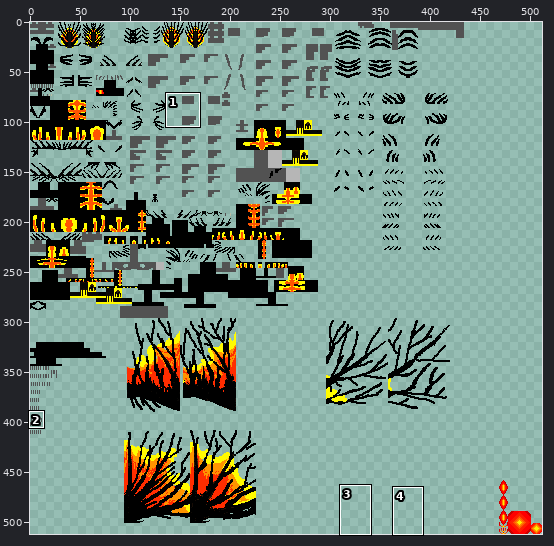
File history of a sprite sheet, src/test/resources/TopHatSerpent12_adult.png. Above, an overview of the earlier version with the close-up marked.
Close-up. Earlier state:
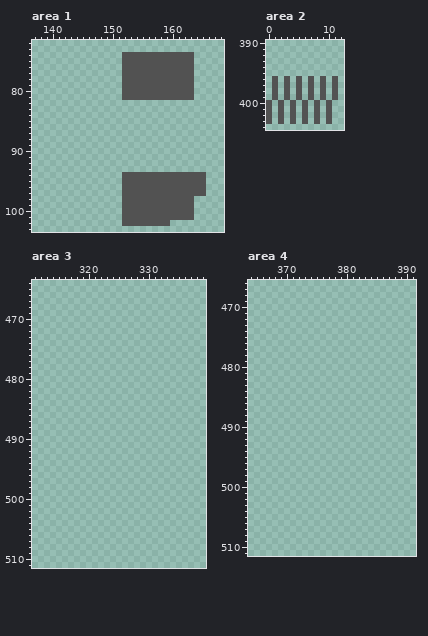
The file is 512x512 pixels. Colours within 5 levels of each other are drawn and written as one. Shown: area 1: x 137..168, y 72..103; area 2: x 0..12, y 390..404; area 3: x 311..339, y 464..511; area 4: x 364..391, y 466..511. The commit also changed other parts of the picture, which this record leaves out.
Now the later version:
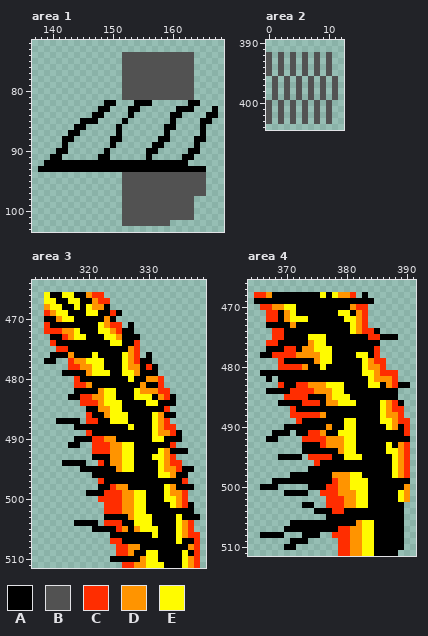
Palette (. is transparent): A #000000  B #525252  C #ff2d00  D #ff9400  E #fffb00
Diff:
--- area 1
@@ x 137..168 @@
  81 ...............BBBBBBBBBBBB.....
- 82 ................................
- 83 ................................
- 84 ................................
- 85 ................................
- 86 ................................
- 87 ................................
- 88 ................................
- 89 ................................
- 90 ................................
- 91 ................................
- 92 ................................
- 93 ................................
+ 82 ............AA...AAA......AA....
+ 83 ...........AA...AA......AAA...A.
+ 84 ..........AA....A......AA....AA.
+ 85 ........AAA....A.......A....AA..
+ 86 .......AA.....A.......AA....A...
+ 87 ......AA......A.......A.....A...
+ 88 .....AA......AA......AA....AA...
+ 89 .....A.......A......AA.....A....
+ 90 ....AA......A......AA.....AA....
+ 91 ...AA......AA......A.....AA.....
+ 92 ..AAAAAAAAAAAAAAAAAAAAAAAA......
+ 93 .AAAAAAAAAAAAAAAAAAAAAAAAAAAA...
  94 ...............BBBBBBBBBBBBBB...
--- area 2
@@ x 0..12 @@
 391 .............
-392 .............
-393 .............
-394 .............
-395 .............
+392 B.B.B.B.B.B..
+393 B.B.B.B.B.B..
+394 B.B.B.B.B.B..
+395 B.B.B.B.B.B..
 396 .B.B.B.B.B.B.
--- area 3
@@ x 311..339 @@
 465 .............................
-466 .............................
-467 .............................
-468 .............................
-469 .............................
-470 .............................
-471 .............................
-472 .............................
-473 .............................
-474 .............................
-475 .............................
-476 .............................
-477 .............................
-478 .............................
-479 .............................
-480 .............................
-481 .............................
-482 .............................
-483 .............................
-484 .............................
-485 .............................
-486 .............................
-487 .............................
-488 .............................
-489 .............................
-490 .............................
-491 .............................
-492 .............................
-493 .............................
-494 .............................
-495 .............................
-496 .............................
-497 .............................
-498 .............................
-499 .............................
-500 .............................
-501 .............................
-502 .............................
-503 .............................
-504 .............................
-505 .............................
-506 .............................
-507 .............................
-508 .............................
-509 .............................
-510 .............................
-511 .............................
+466 ..EAAEEAADCC.................
+467 ..EEAAEEAADCC................
+468 ..DEEAAEAEDDA................
+469 ..CDEEAAAEEAACA..............
+470 ..AADEEAAAAADA...............
+471 ..CAAAAAAAAEDCC.A............
+472 ..CCCDDEAAAEEDCAA............
+473 ...AACDEEAAAEEDAAA...........
+474 ...CAAAAAAAAAEEAAC...........
+475 ....CCAAAAAAAAAADC...........
+476 ...AAADAAAEAAAAEDC.A.........
+477 ..AA..CDDEEEAAAEDCAA.........
+478 ......CCDDEEAAAEDDACA........
+479 .....AAAADEEEAAEEDAAA........
+480 .......CAAAAAAAAEAADDC.......
+481 .......CCDAAAAAAAADAAC.......
+482 .......AAAADEEAAAEDDDCC......
+483 ......AACCDDEEAAAEEEADCA.....
+484 ........CCCDEEEAAAAEEAAA.....
+485 .........AADDEEAAAAAAAC......
+486 .........CAADEEEAAAAEDAA.....
+487 ....AAAA.CCAAEEEAAAAEDC......
+488 .......AAAAAAAAAEAAAEDCC.....
+489 .........CAAAAAAAAAAEDDCA....
+490 .......AAACCDDAAAAAAEEAAA....
+491 ......AA..CCCDDEEAAAAAAC.....
+492 ..........CCCDDEEAAAAEDAAA...
+493 ..........AAADDEEAAAEEDC.....
+494 .....AAAA..CADDEEAAAAEDCC....
+495 ........AAAAAADEEAAAAEDDCAA..
+496 ..........AAAAAAAAAAAEEDAA...
+497 ...........CAAAAAAAAAAAAAC...
+498 ...........AACDDAAAAAAEDAAA..
+499 .........AAACCCDDEEAAAEDDC...
+500 ...........CCCCDDEEAAAEEDC...
+501 ............CCCDDEEAAAAEDCA..
+502 ............CCCDDEEAAAAAAAA..
+503 ............AAAADEEEAAAAEAAA.
+504 .......AAAA.CCCAAEEEAAAAEDC..
+505 ..........AAAACDADEEEAAAEDC..
+506 .............AAAAAAAEAAAEDCC.
+507 .............CCAAAAAAAAAEAAC.
+508 ..............CCDDAAAAAAAADC.
+509 ..............CCDAAEEAAAAEAC.
+510 .............AAAAADEEAAAAEDC.
+511 ...............CCDDEEEAAAEDC.
--- area 4
@@ x 364..391 @@
 467 ............................
-468 ............................
-469 ............................
-470 ............................
-471 ............................
-472 ............................
-473 ............................
-474 ............................
-475 ............................
-476 ............................
-477 ............................
-478 ............................
-479 ............................
-480 ............................
-481 ............................
-482 ............................
-483 ............................
-484 ............................
-485 ............................
-486 ............................
-487 ............................
-488 ............................
-489 ............................
-490 ............................
-491 ............................
-492 ............................
-493 ............................
-494 ............................
-495 ............................
-496 ............................
-497 ............................
-498 ............................
-499 ............................
-500 ............................
-501 ............................
-502 ............................
-503 ............................
-504 ............................
-505 ............................
-506 ............................
-507 ............................
-508 ............................
-509 ............................
-510 ............................
-511 ............................
+468 .CCDAAAAAAAAEAEDDC.A........
+469 .AAAAAAAAAAAAAAAAAAAA.......
+470 ..CCDDEEAAAAAAAAADCC........
+471 ...CCADEAAAAAAAEEADC........
+472 ...CCADEEEAAAAAAEEDC........
+473 ...AAAADAAAAAAAAAEDC........
+474 ....CCAAAAAAAAAAAEDCCA......
+475 ....CCAAAAEEEAAAAAAACCAAA...
+476 ...CCAAAAADEEAAAAAAAAA......
+477 ...AAACCADDEEEAAAAAAAC......
+478 ..AACCCCDDDDEEAAAAEEAC......
+479 .....CAAAAADEEAAAAAEDCC.....
+480 .....CCCCDAAEAAAAAAEDDC.....
+481 ..AAAAAAAAAAAAAAAAAEEDCCC...
+482 ...A.AAAAAAAAAAAAAAAEDDDC...
+483 .....CAACCDDDEEEAAAAEEADCAA.
+484 ...AAAACCCCDDDEEAAAAAAAAA...
+485 ......CCCCAAADEEEAAAAAAAA...
+486 .....AAAACCCADDEEEAAAAEDCA..
+487 .......CAAAAAAAAAAAAAAEDCC..
+488 .......CCCCCDAAAAAAAAAEDDC..
+489 ........CAAAAAAAEEAAAAEEDCC.
+490 ......AAAAAAADAAEEAAAAAEDAC.
+491 ....AAA.AACCDAAEEEAAAAAAAAC.
+492 ...AA....CCCCDDDEEAAAAAAAAA.
+493 .........AAACDDDEEAAAAAEADC.
+494 .........AAAAAADEEAAAAAEEDC.
+495 .....AAAA.CCCCAAEEEAAAAAEDC.
+496 ...........CAAAAAAAAAAAAEDC.
+497 ..........AAAAAAAAAAAAAAEDC.
+498 .......AAAAAAADDDEEAAAAAEDC.
+499 ....AAAAAAAAAACDDEEEAAAAAAA.
+500 ..AAA.....AAACCDDEEEAAAAAAD.
+501 ......AAAA..CCCDDDEEAAAAAED.
+502 .............CCCDDEEAAAAAED.
+503 .........AA..CCCDDEEAAAAAA..
+504 ...........AAACCAAAAAAAAAA..
+505 .............AAAAAAAAAAAAA..
+506 .......AAAAAAAAAAADEEAAAAA..
+507 ......AAAAAAAAACCDDEEAAAAA..
+508 ..AAAA...AAA..CCCDDEEAAAAA..
+509 .......AAA.....CCDDEEAAAAA..
+510 ......AA.......CCDDEEAAAAA..
+511 ...............CCDDEEAAAA...
Changed places in both close-ups, as pixel boxes (x1, y1, x2, y2):
added: (38, 100, 218, 172)
added: (266, 52, 332, 76)
added: (44, 292, 200, 568)
added: (254, 292, 410, 556)
